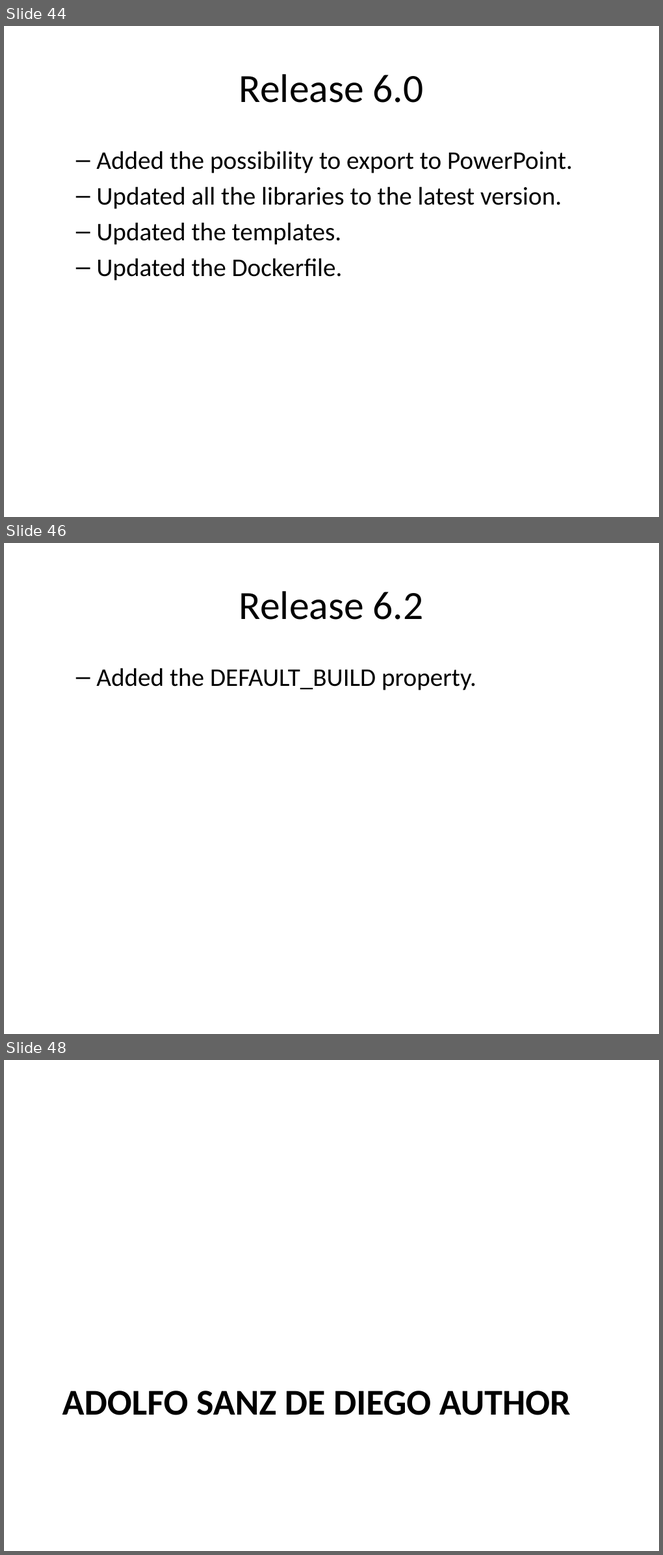
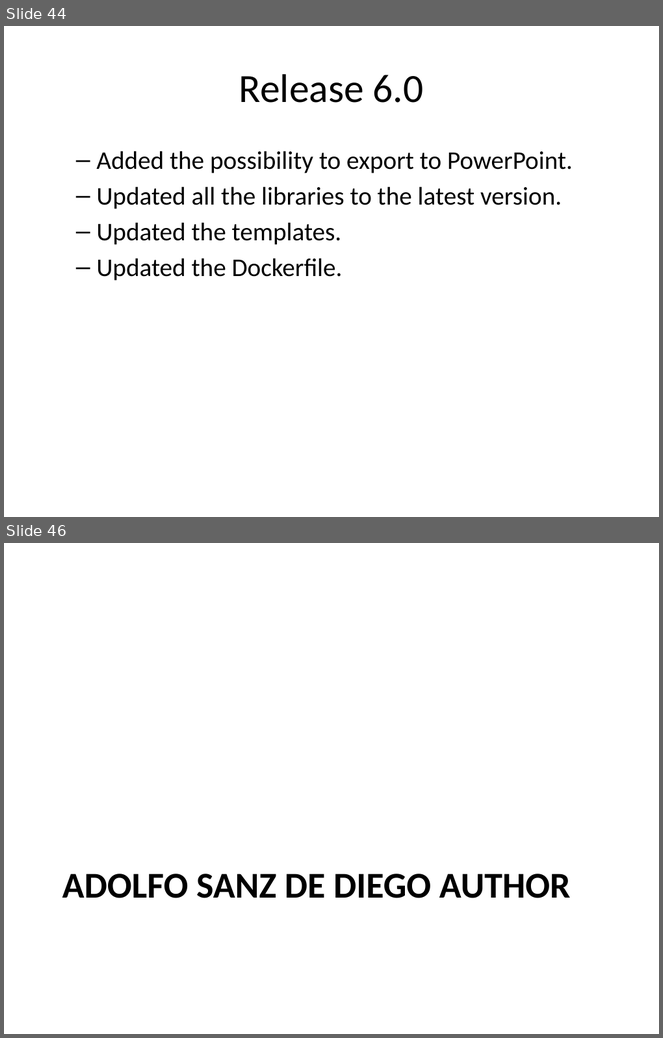
Before and after one commit to asanzdiego/markdownslides, a slide deck: doc/export/readme-slides-plus.pptx. Shown one above the other, each under a label of ours: slides 44, 46 and 48 before the commit, slides 44 and 46 after it; the slides between them are not shown. The pictures are 663x1555 and 663x1038 pixels, drawn with LibreOffice and Linux fonts; fonts in the diff are those of the drawing. Boxes give left, top, right and bottom in pixels: in the first picture for what was removed or moved away, otherwise in the second. Text is boxed around its words. In the diff, an @@ line names an element or a change of style, - is before the commit and + after.

Commit message:
release 6.4

```diff
--- a/doc/export/readme-slides-plus.pptx
+++ b/doc/export/readme-slides-plus.pptx
@@ slide 46 removed at [4, 543, 659, 1034], background #FFFFFF @@
@@ title removed at [239, 591, 424, 620] @@
-Release 6.2
@@ text removed at [96, 668, 477, 691] @@
-  – Added the DEFAULT_BUILD property.
@@ what was slide 48 is now slide 46 @@
```
Also in this commit, not shown: 2 slides changed, 1 other slide removed, 30 other files.
